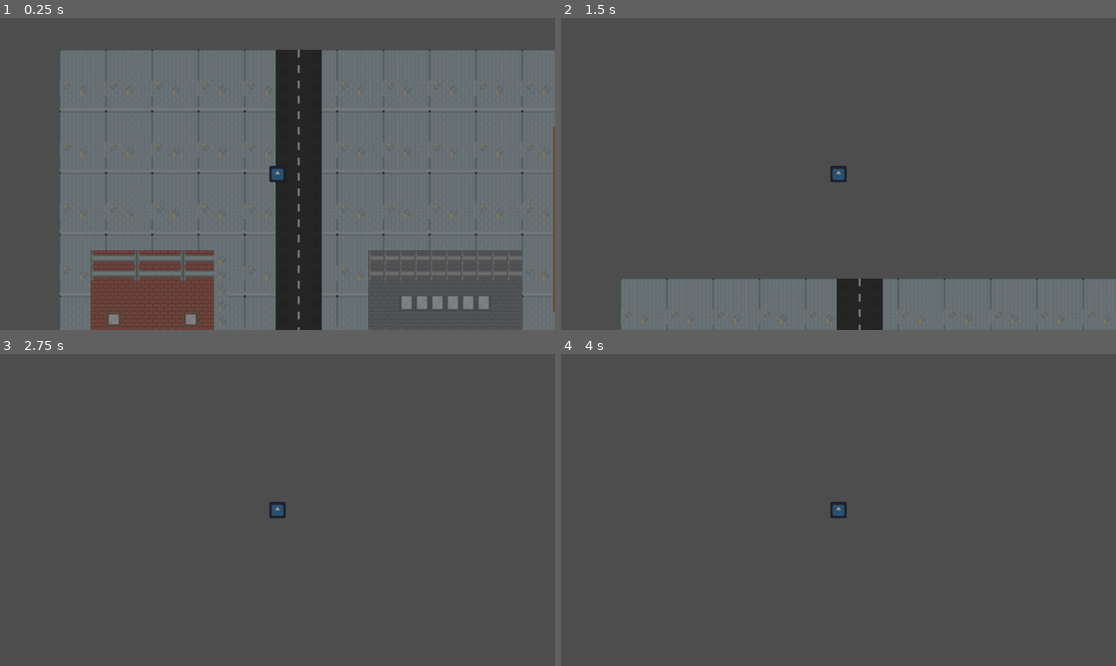
Above: before the commit, frames 1-4 (two rows, left to right).
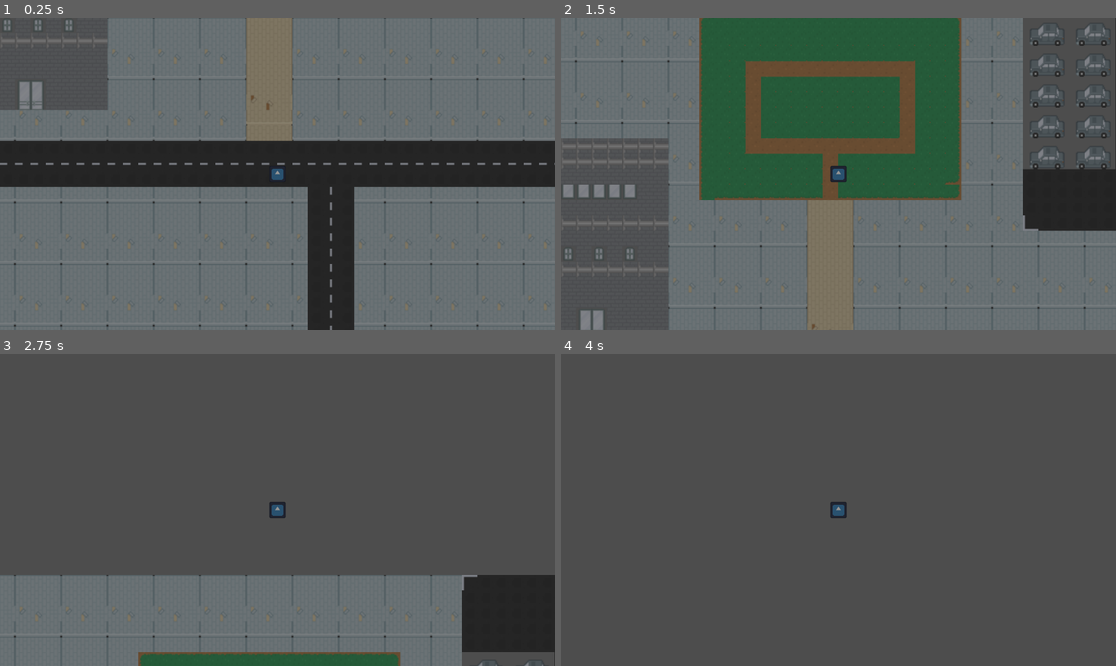
Above: after the commit, the same moments.

Repository: Tigeagle2/Team_Two_Game_Group_C
Game: Godot game, scene res://Scenes/main_scene.tscn
The game is run twice, just before and just after one commit, with the same random seed, the same clock (stepped at 60 frames per second) and the same inputs. The engine's default icon, where the game draws it, is replaced by a stand-in: a white triangle on a blue panel in a dark square.
Inputs:
- Up to frame 1 (0.25 s): no input
- Up to frame 2 (1.5 s): tap Enter at 0.5 s; hold W (north) from 0.53 s (still down)
- Up to frame 3 (2.75 s): keep holding W (north)
- Up to frame 4 (4 s): keep holding W (north); tap Space at 3.5 s

The runs differ from the first frame. In frame 1, 48% of the frame differs, in the area x 0-100%, y 0-100%; in frame 2, 71%; in frame 3, 28%; in frame 4, less than 0.1%.

Commit message:
worked on the car object

Diff:
--- a/Scenes/car.tscn
+++ b/Scenes/car.tscn
@@ -5,38 +5,59 @@
 [ext_resource type="Texture2D" uid="uid://dpgt2k2a5kddj" path="res://Assets/headlight.png" id="3_1sfmx"]
 
 [sub_resource type="RectangleShape2D" id="RectangleShape2D_go66d"]
-size = Vector2(62, 64)
+size = Vector2(61.068336, 64)
 
 [node name="car" type="Area2D"]
 collision_layer = 16
 collision_mask = 0
 script = ExtResource("1_go66d")
 
-[node name="VisibleOnScreenNotifier2D" type="VisibleOnScreenNotifier2D" parent="."]
-scale = Vector2(0.49218747, 0.1875)
-rect = Rect2(-62.98413, -170.66667, 125.96826, 341.33334)
-
 [node name="Sprite2D" type="Sprite2D" parent="."]
-scale = Vector2(0.07380952, 0.07380952)
+scale = Vector2(0.108641975, 0.10864198)
 texture = ExtResource("2_1sfmx")
 
 [node name="CollisionShape2D" type="CollisionShape2D" parent="."]
 shape = SubResource("RectangleShape2D_go66d")
 
 [node name="headlights" type="Node2D" parent="."]
-position = Vector2(189, -13.000002)
+position = Vector2(-1.5258789e-05, 1.8189894e-12)
+rotation = 3.1415927
 scale = Vector2(0.4921875, 0.18750001)
 
 [node name="headlight_top" type="PointLight2D" parent="headlights"]
+position = Vector2(62.98413, -53.333374)
 scale = Vector2(0.99999994, 0.99999994)
 color = Color(1, 1, 0.5529412, 1)
 blend_mode = 2
+shadow_enabled = true
 shadow_item_cull_mask = 3
 texture = ExtResource("3_1sfmx")
+offset = Vector2(317.365, 0)
 
 [node name="headlight_bottom" type="PointLight2D" parent="headlights"]
-position = Vector2(-1.5258789e-05, 154.66669)
+position = Vector2(62.98416, 42.666595)
 scale = Vector2(0.9999999, 0.9999999)
 color = Color(1, 1, 0.5529412, 1)
 blend_mode = 2
+shadow_enabled = true
+shadow_item_cull_mask = 3
 texture = ExtResource("3_1sfmx")
+offset = Vector2(317.365, 0)
+
+[node name="VisibleOnScreenNotifier2D" type="VisibleOnScreenNotifier2D" parent="headlights"]
+position = Vector2(698.9206, -0.00016021729)
+rotation = 3.1415925
+scale = Vector2(0.9999999, 0.9999999)
+rect = Rect2(-62.98413, -170.66667, 825.72363, 341.33334)
+
+[node name="honk_area" type="Area2D" parent="."]
+scale = Vector2(1.81, 1)
+collision_mask = 3
+
+[node name="honk_collision_shape" type="CollisionShape2D" parent="honk_area"]
+position = Vector2(-53.591156, 0)
+scale = Vector2(1.2, 0.665)
+shape = SubResource("RectangleShape2D_go66d")
+
+[connection signal="screen_entered" from="headlights/VisibleOnScreenNotifier2D" to="." method="_on_visible_on_screen_notifier_2d_screen_entered"]
+[connection signal="body_entered" from="honk_area" to="." method="_on_honk_area_body_entered"]
--- a/Scenes/main_scene.tscn
+++ b/Scenes/main_scene.tscn
@@ -10,7 +10,7 @@
 [node name="level_tile_map" parent="." instance=ExtResource("2_x6ack")]
 
 [node name="player" parent="." instance=ExtResource("1_52fb6")]
-position = Vector2(452, 258)
+position = Vector2(1313, 965)
 
 [node name="streetlights" type="Node2D" parent="."]
 metadata/_edit_lock_ = true
@@ -23,5 +23,5 @@
 color = Color(0.58103293, 0.581033, 0.58103275, 1)
 
 [node name="car_spawner" parent="." instance=ExtResource("4_x6ack")]
-position = Vector2(-22, 926)
+position = Vector2(33, 969)
 direction = "EAST"
--- a/Scenes/player.tscn
+++ b/Scenes/player.tscn
@@ -7,7 +7,10 @@
 [sub_resource type="RectangleShape2D" id="RectangleShape2D_cvnsp"]
 size = Vector2(34, 34)
 
-[node name="player" type="CharacterBody2D"]
+[sub_resource type="OccluderPolygon2D" id="OccluderPolygon2D_6t5aa"]
+polygon = PackedVector2Array(17, -17, 17, 17, -17, 17, -17, -17)
+
+[node name="player" type="CharacterBody2D" groups=["player"]]
 light_mask = 3
 collision_layer = 2
 script = ExtResource("1_cvnsp")
@@ -22,3 +25,6 @@
 shape = SubResource("RectangleShape2D_cvnsp")
 
 [node name="Camera2D" type="Camera2D" parent="."]
+
+[node name="LightOccluder2D" type="LightOccluder2D" parent="."]
+occluder = SubResource("OccluderPolygon2D_6t5aa")
--- a/Scripts/autoload/audiomanager.gd
+++ b/Scripts/autoload/audiomanager.gd
@@ -10,24 +10,17 @@
 var sound_history: Dictionary = {}
 
 func _ready() -> void:
-	# Initialize the pool
 	for i in range(pool_size):
 		var p = AudioStreamPlayer.new()
 		p.bus = "Sound Effects"
 		add_child(p)
 		sfx_pool.append(p)
-
-## --- Music ---
-
 func play_music(stream: AudioStream):
 	if music_player.stream == stream and music_player.playing:
 		return
 	music_player.stream = stream
 	music_player.play()
-
-## --- Sound Effects ---
-
-func play_sound_effect(stream: AudioStream):
+func play_sound_effect(stream: AudioStream, pitch: float = 1.0, additonal_volume: float = 0):
 	if not stream: return
 
 	var now = Time.get_ticks_msec() / 1000.0
@@ -47,5 +40,7 @@
 
 	var player = sfx_pool[next_player_index]
 	player.stream = stream
+	player.pitch_scale = pitch
+	player.volume_db += additonal_volume
 	player.play()
 	next_player_index = (next_player_index + 1) % pool_size
--- a/Scripts/car.gd
+++ b/Scripts/car.gd
@@ -2,10 +2,11 @@
 
 var direction: String
 const speed: int = 250
-var sound_player: bool = false
+var passing_sound_played: bool = false
+var vertical_texture = preload("res://Assets/sprites/CarN.png")
 # Called when the node enters the scene tree for the first time.
 func _ready() -> void:
-	await get_tree().create_timer(8.0).timeout
+	await get_tree().create_timer(15.0).timeout
 	queue_free()
 
 # Called every frame. 'delta' is the elapsed time since the previous frame.
@@ -23,10 +24,27 @@
 	direction = direction_in
 	match direction:
 		"NORTH":
-			self.rotate(deg_to_rad(-90))
+			$Sprite2D.texture = vertical_texture
+			$headlights.rotate(deg_to_rad(90))
+			$honk_area.rotate(deg_to_rad(90))
 		"SOUTH":
-			self.rotate(deg_to_rad(90))
+			$Sprite2D.texture = vertical_texture
+			$headlights.rotate(deg_to_rad(-90))
+			$honk_area.rotate(deg_to_rad(-90))
+			$Sprite2D.flip_v = 1
 		"EAST":
+			$Sprite2D.flip_h = 1
+			$headlights.rotate(deg_to_rad(180))
+			$honk_area.rotate(deg_to_rad(180))
+		"WEST":
 			pass
-		"WEST":
-			self.flip_h = 1
+
+func _on_visible_on_screen_notifier_2d_screen_entered() -> void:
+	if not passing_sound_played:
+		passing_sound_played = true
+		audiomanager.play_sound_effect(load("res://Assets/Sound_Effects/Car_Distant_Pass.mp3"), 1.5)
+
+
+func _on_honk_area_body_entered(body: Node2D) -> void:
+	if body.is_in_group("player"):
+		audiomanager.play_sound_effect(load("res://Assets/Sound_Effects/Car_Close.mp3"), 1.0 , -10.0)
--- a/Scripts/car_spawner.gd
+++ b/Scripts/car_spawner.gd
@@ -2,16 +2,22 @@
 @export_enum("NORTH", "SOUTH", "EAST", "WEST") var direction: String = "NORTH"
 var car_scene = preload("res://Scenes/car.tscn")
 var chance: int = 10
-var car_limit = 1
+var car_limit = 2
+const set_car_cooldown = 5
+
+var car_cooldown
 # Called when the node enters the scene tree for the first time.
 func _ready() -> void:
-	pass # Replace with function body.
+	car_cooldown = set_car_cooldown
 
 
 # Called every frame. 'delta' is the elapsed time since the previous frame.
 func _process(delta: float) -> void:
 	var randomroll = randi_range(0, chance)
-	if randomroll == 1 && self.get_child_count() < car_limit:
+	if randomroll == 1 && self.get_child_count() < car_limit && car_cooldown <= 0:
+		car_cooldown = set_car_cooldown
 		var car = car_scene.instantiate()
 		car._car_setup(direction)
 		add_child(car)
+	elif car_cooldown > 0:
+		car_cooldown -= delta
--- a/project.godot
+++ b/project.godot
@@ -19,6 +19,10 @@
 
 gamemanager="*res://Scripts/autoload/gamemanager.gd"
 audiomanager="*res://Scenes/audiomanager.tscn"
+
+[global_group]
+
+player=""
 
 [input]
 
Binary file changed: Assets/sprites/CarN.png
Not shown: 1 places in Scenes/player.tscn that only renumber resources
